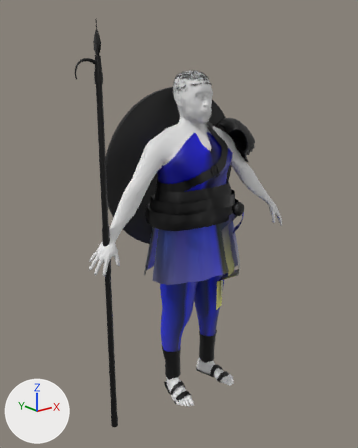
A saved change to the glTF model assets/characters/toma/toma_lod1.glb.
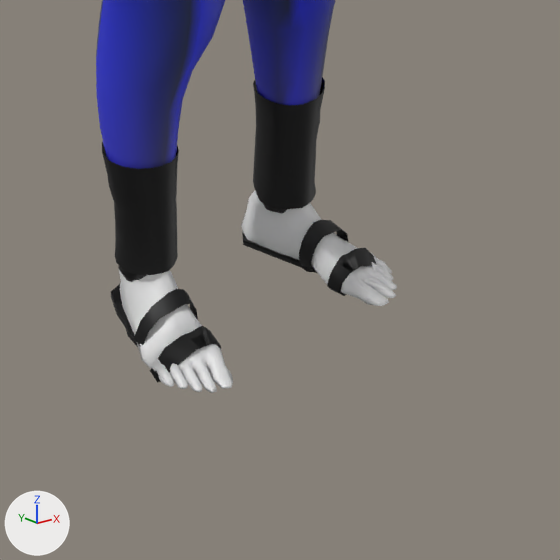
The first picture shows the older version from a camera (50 mm lens) standing at (-1.78, -2.09, 1.9) and looking at (-0.04, 0.07, 1.03). The close-ups show the older and then the newer version on the part from 38% to 77% of the width and 69% to 100% of the height of that picture. Only the edits that show in the close-ups are written down. Arrows for +X, +Y and +Z are at lower left; the lights stay in place. Where no turn or scale is listed for an object, it has been applied to the vertices. Vertices at exactly the same position are counted once.

Names of what the first close-up shows: 'Body_lod1', 'Costume_lod1'.
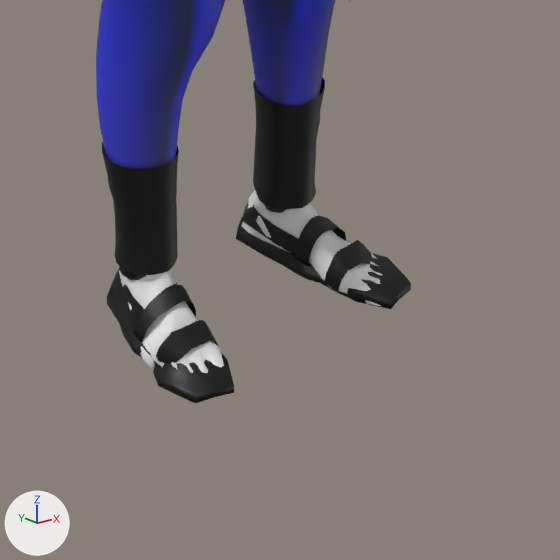
Where the change shows, as pixel boxes (x1, y1, x2, y2) in the close-ups (560 x 560 px; the box of a moved part takes in the faces that stretch with it):
'Costume_lod1', reshaped: before (96, 0, 377, 382); after (96, 0, 411, 404)
part 1 of me_costume_001, added: after (242, 203, 298, 255)
part 2 of me_costume_001, added: after (112, 269, 188, 329)
part 3 of me_costume_001, moved or reshaped: before (111, 204, 377, 382); after (107, 200, 411, 404)

The edits, one by one:
me_costume_001 is used by ob_costume_lod1; location (0.0, 0.0, 0.0).
me_costume_001 had 5959 vertices, 9330 faces and spanned x -0.31..0.42, y -0.26..0.19, z -0.01..1.63.
me_costume_001 now has 6451 vertices, 10126 faces and spans x -0.31..0.42, y -0.26..0.19, z -0.01..1.63.
me_costume_001 part 1: a new loose piece of 24 vertices spanning x 0.1..0.2, y -0.06..0.09, z 0.02..0.07, in mat_cloth.
me_costume_001 part 2: a new loose piece of 22 vertices spanning x -0.2..-0.1, y -0.06..0.09, z 0.02..0.07, in mat_cloth.
me_costume_001 part 3: 33 vertices moved from x -0.22..0.22, y -0.12..0.02, z -0.01..0.08 to x -0.22..0.22, y -0.12..0.04, z -0.01..0.08; 111 vertices removed from x -0.23..0.23, y -0.14..0.09, z -0.01..0.19; 198 vertices added at x -0.23..0.23, y -0.22..0.1, z -0.01..0.17.
Other edits to the shape of me_costume_001 do not show in these pictures.
